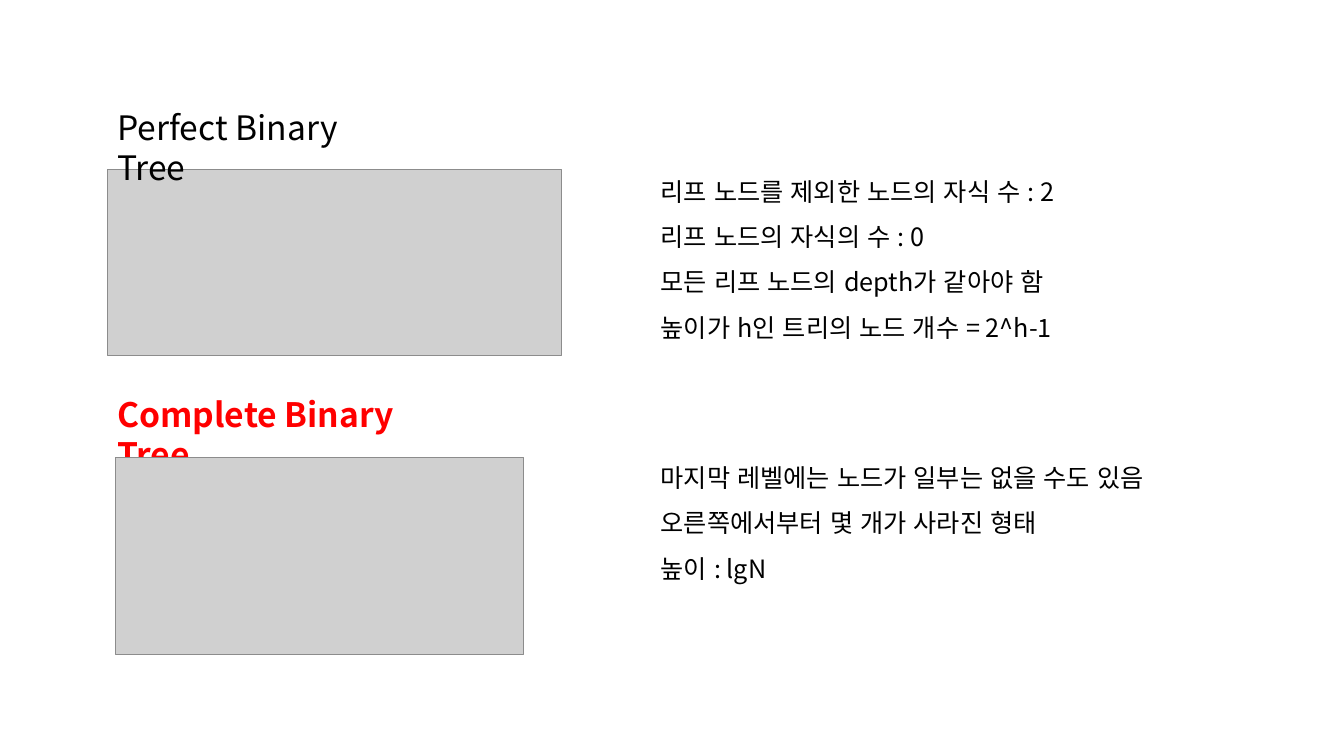
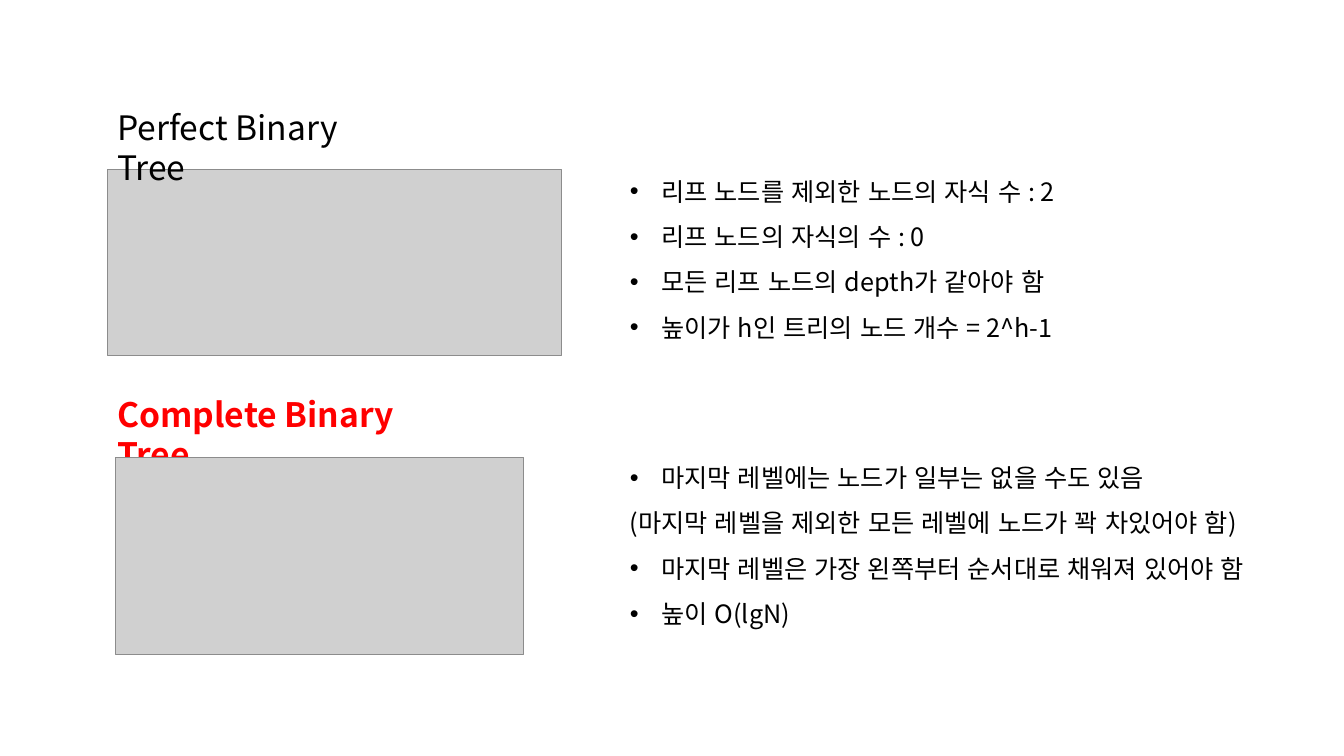
Before and after one commit to ALGOSOPT/algosopt, a slide deck: slide 4 of Chapter23/힙.pptx (slide 3 before the commit). Drawn at 1344x756 pixels with LibreOffice and Linux fonts; fonts in the diff are those of the drawing; grey boxes stand for pictures. Boxes give left, top, right and bottom in pixels: in the first picture for what was removed or moved away, otherwise in the second. Text is boxed around its words. In the diff, an @@ line names an element or a change of style, - is before the commit and + after.

```diff
--- a/Chapter23/힙.pptx
+++ b/Chapter23/힙.pptx
@@ text "리프 노드를 제외한 노드의 자식 ..." at box(661, 180, 1055, 339): bullet none to • @@
@@ text "마지막 레벨에는 노드가 일부는 없을 ...": place and size @@
-text "마지막 레벨에는 노드가 일부는 없을 ..." at box(661, 466, 1143, 584)
+text "마지막 레벨에는 노드가 일부는 없을 ..." at box(630, 466, 1244, 629)
@@ text at box(630, 511, 1244, 629): text changed @@
-오른쪽에서부터 몇 개가 사라진 형태
-높이 : lgN
+(마지막 레벨을 제외한 모든 레벨에 노드가 꽉 차있어야 함)
+• 마지막 레벨은 가장 왼쪽부터 순서대로 채워져 있어야 함
+• 높이 O(lgN)
```
Also in this commit, not shown: 7 other slides changed, 1 slide added.
